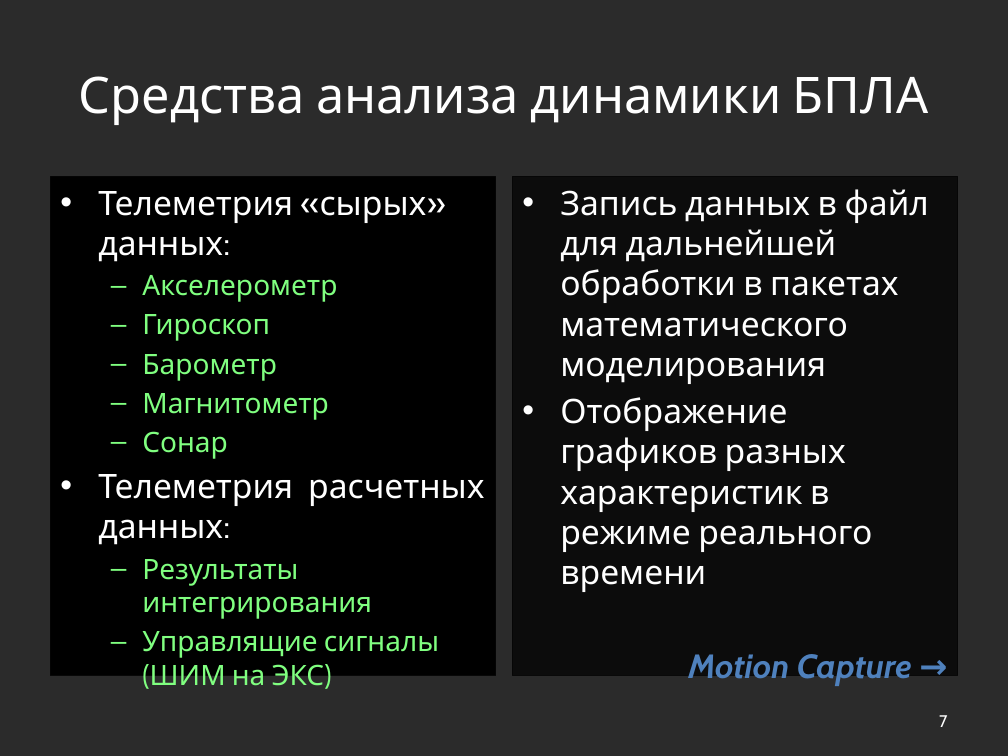
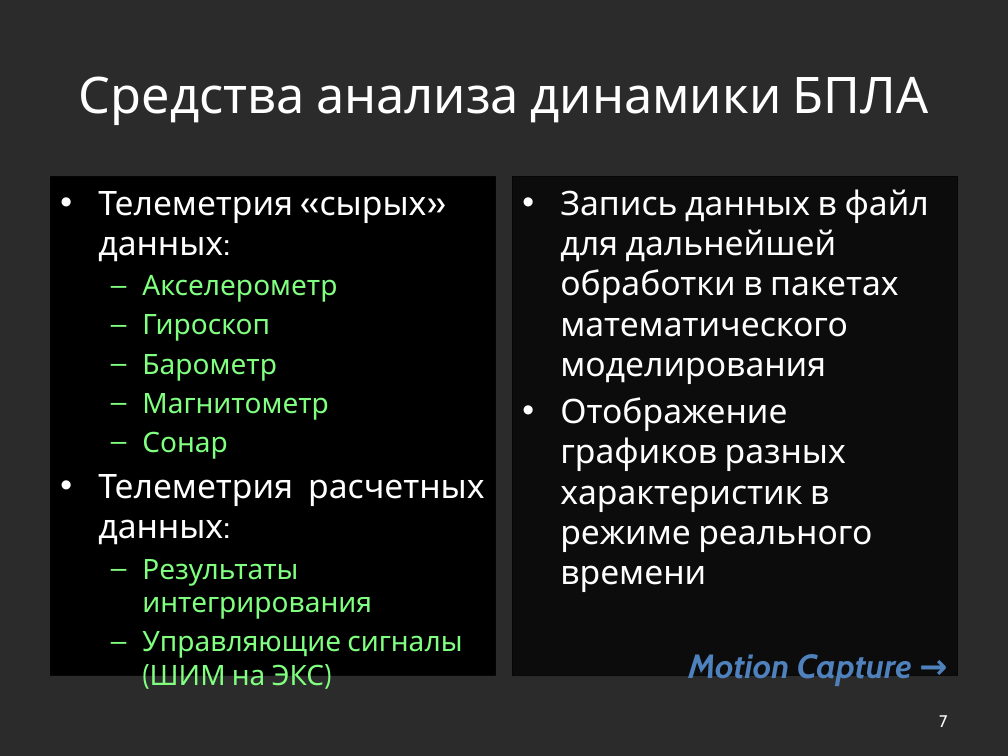
Before and after one commit to Jacobi20/quadro-xds, a slide deck: slide 7 of Docs/Medias2012.pptx. Drawn at 1008x756 pixels with LibreOffice and Linux fonts; fonts in the diff are those of the drawing; background and template pictures are left out; a plain dark background stands for a picture behind light text. Boxes give left, top, right and bottom in pixels: in the first picture for what was removed or moved away, otherwise in the second. Text is boxed around its words. In the diff, an @@ line names an element or a change of style, - is before the commit and + after.

```diff
--- a/Docs/Medias2012.pptx
+++ b/Docs/Medias2012.pptx
@@ text at (x1=142, y1=631, x2=462, y2=686): text changed @@
-  – Управлящие сигналы (ШИМ на ЭКС)
+  – Управляющие сигналы (ШИМ на ЭКС)
```
Also in this commit, not shown: 4 other slides changed, 2 other files.
